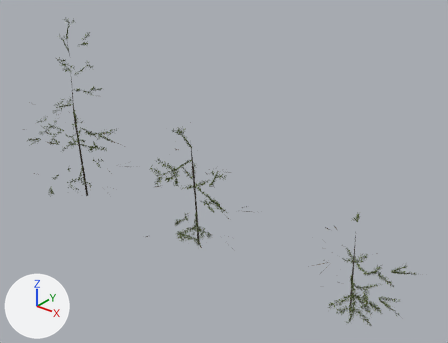
One commit to the glTF model assets/cowninja/props/fir_sapling.glb: the scene before it, then after it.
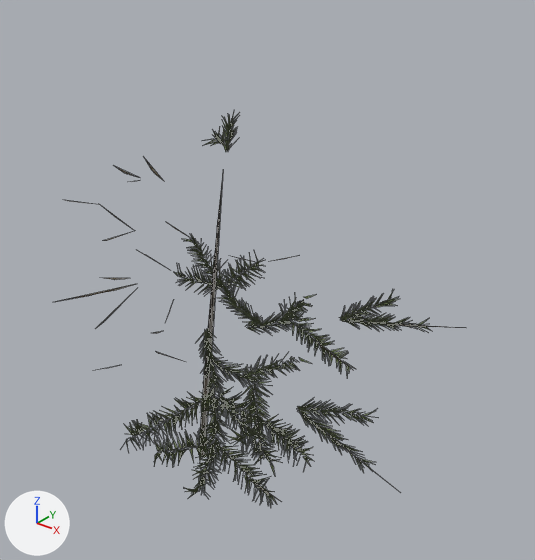
The first picture shows the older version from a 50 mm camera at (3.06, -2.35, 1.99) aimed at (1.14, 0.06, 0.5). The close-ups show the older and then the newer version on the part from 65% to 100% of the width and 52% to 100% of the height of that picture. Only the edits that show in the close-ups are written down. Lighting does not change. The marker at lower left points along +X, +Y and +Z. The close-ups show mesh edges as thin lines. Where no turn or scale is listed for an object, it has been applied to the vertices. Vertices at exactly the same position are counted once.

Names of what the first close-up shows: 'fir_sapling_c'.
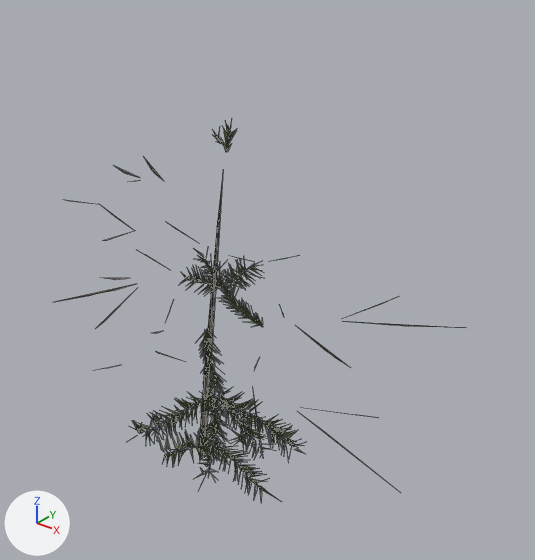
Where the newer file only moved an object's origin or applied its transform, the numbers keep the older frame.

Location of each change, (x1, y1, x2, y2) in pixels of the close-ups (535 x 560 px):
'fir_sapling_c', reshaped
    before: (55, 112, 460, 506)
    after: (55, 120, 460, 499)
part 1 of me_cylinder_125, deleted
    before: (124, 112, 431, 506)

The edits, one by one:
me_cylinder_125 is used by ob_fir_sapling_c; location (2.016, -0.002, 0.275).
me_cylinder_125 had 5152 vertices, 1728 faces and spanned x -0.268..0.268, y -0.276..0.276, z -0.276..0.276.
me_cylinder_125 now has 2560 vertices, 864 faces and spans x -0.268..0.268, y -0.276..0.275, z -0.276..0.268.
me_cylinder_125 part 1: 864 loose pieces with 2592 vertices, spanning x -0.189..0.225, y -0.275..0.276, z -0.211..0.276, are deleted.
Other edits to the shape of me_cylinder_125 do not show in these pictures.
